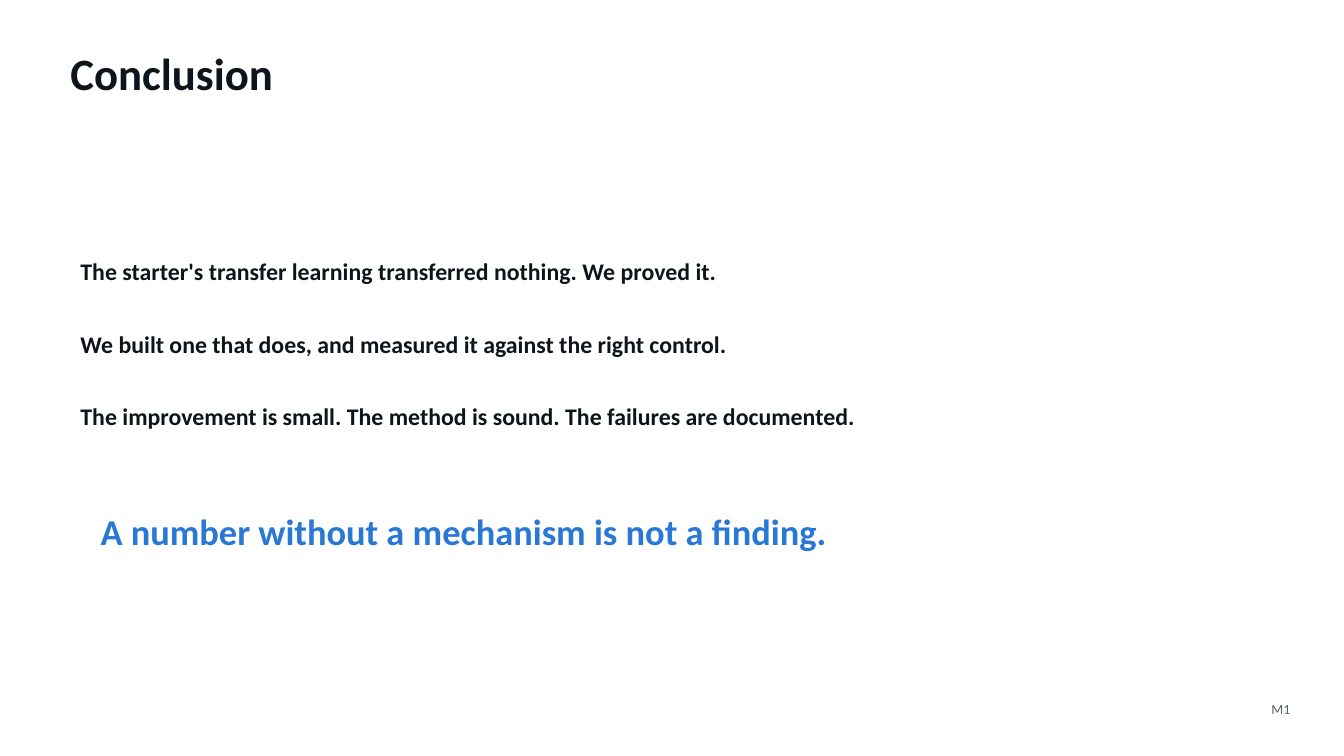
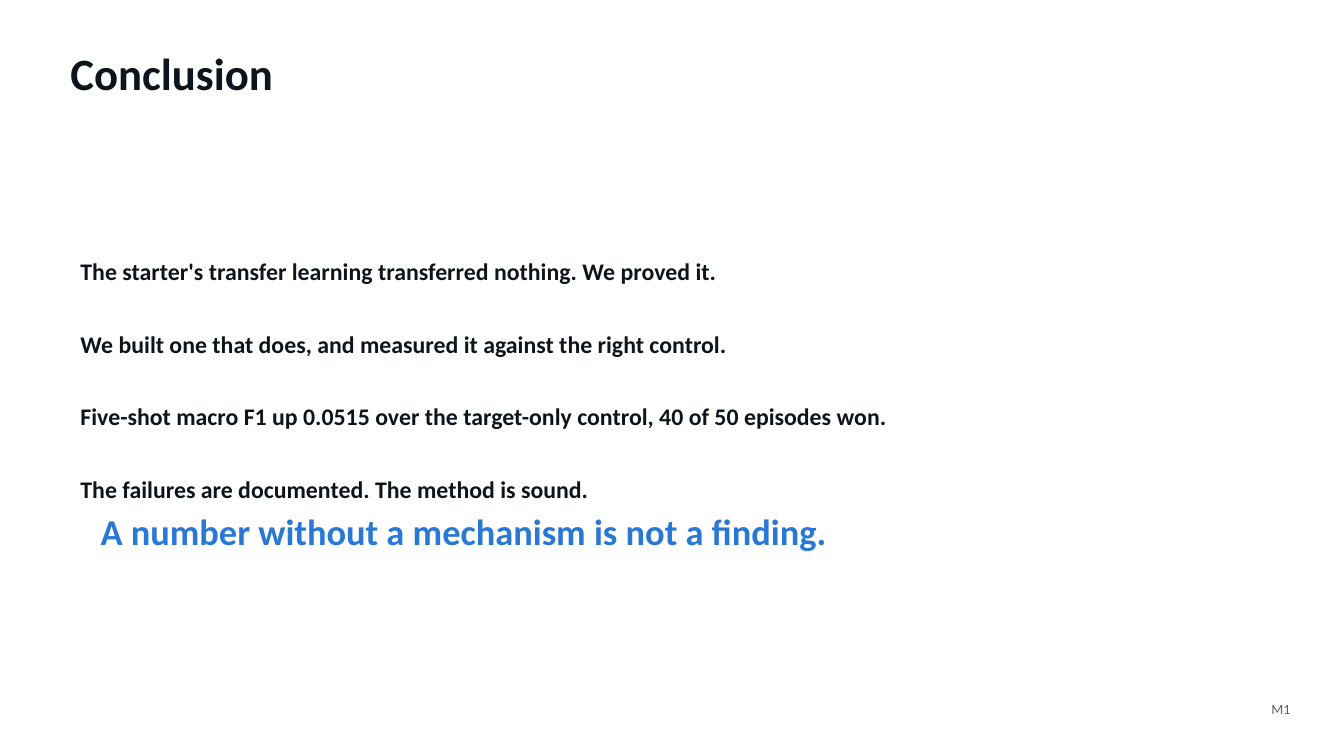
Before and after one commit to jaswin-codes/StatsGeeks, a slide deck: slide 18 of presentation/StatsGeeks_BuildingAge.pptx (slide 17 before the commit). Drawn at 1344x756 pixels with LibreOffice and Linux fonts; fonts in the diff are those of the drawing. Boxes give left, top, right and bottom in pixels: in the first picture for what was removed or moved away, otherwise in the second. Text is boxed around its words. In the diff, an @@ line names an element or a change of style, - is before the commit and + after.

```diff
--- a/presentation/StatsGeeks_BuildingAge.pptx
+++ b/presentation/StatsGeeks_BuildingAge.pptx
@@ text at [80,408,887,429]: text changed @@
-The improvement is small. The method is sound. The failures are documented.
+Five-shot macro F1 up 0.0515 over the target-only control, 40 of 50 episodes won.
@@ text added at [80,481,588,498], 17 pt, text #0E141B, bold @@
+The failures are documented. The method is sound.
```
Also in this commit, not shown: 1 other slide changed, 1 slide added, 2 other files.
